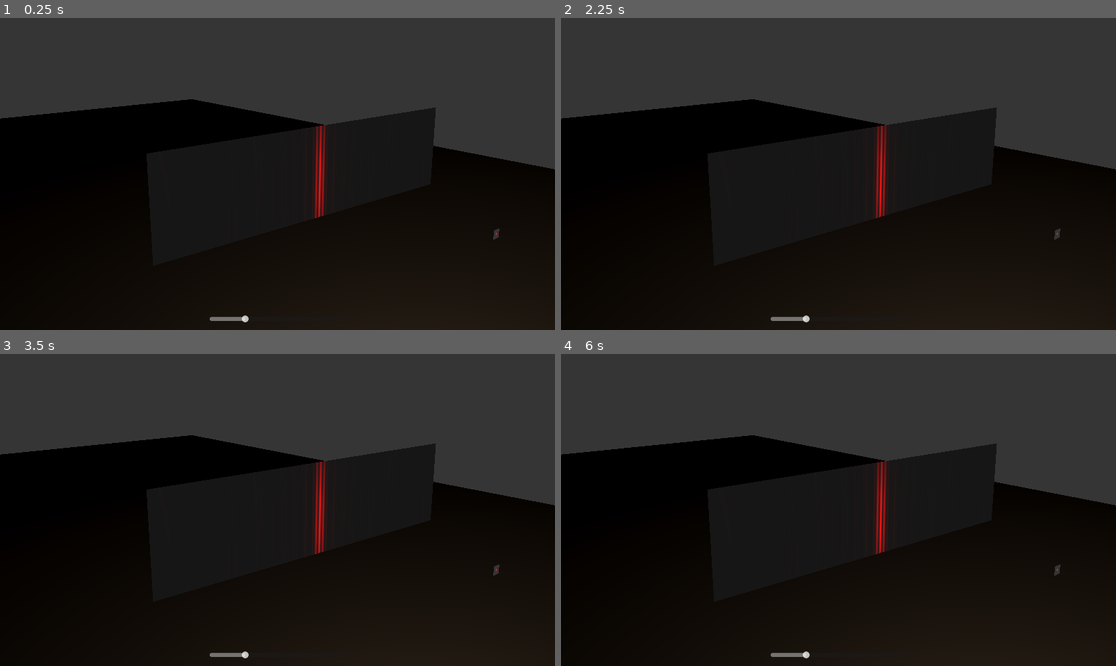
Above: before the commit, frames 1-4 (two rows, left to right).
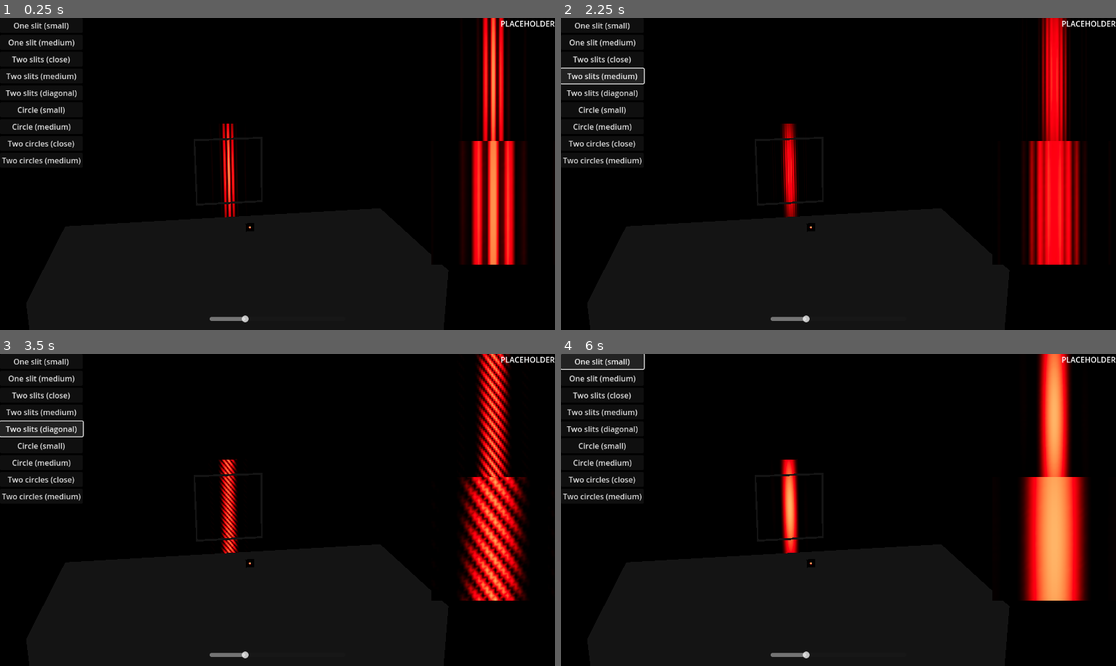
Above: after the commit, the same moments.

Repository: AlnisS/phys-331
Game: Godot game, scene res://main.tscn
Two runs of this game, one before a commit and one after it. Both use one fixed random seed, a clock stepped at 60 frames per second and the inputs below.
Inputs (mouse positions are in pixels of both pictures, inside the frame that each line leads up to):
- Up to frame 1 (0.25 s): no input
- Up to frame 2 (2.25 s): click (599, 24) at 0.5 s, where only the run after the commit has a clickable "One slit (small)"; click (599, 42) at 1.25 s, where only the run after the commit has a clickable "One slit (medium)"; click (599, 77) at 2 s, where only the run after the commit has a clickable "Two slits (medium)"
- Up to frame 3 (3.5 s): click (38, 428) at 2.75 s, where only the run after the commit has a clickable "Two slits (diagonal)"
- Up to frame 4 (6 s): click (599, 444) at 3.5 s, where only the run after the commit has a clickable "Circle (small)"; click (599, 463) at 4.25 s, where only the run after the commit has a clickable "Circle (medium)"; click (599, 497) at 5 s, where only the run after the commit has a clickable "Two circles (medium)"; click (599, 360) at 5.75 s, where only the run after the commit has a clickable "One slit (small)"

The runs differ from the first frame. In frame 1, 42% of the frame differs, in the area x 0-100%, y 0-100%; in frame 2, 42%; in frame 3, 42%; in frame 4, 43%.

Commit message:
Phys 331 pre-presentation

Diff:
--- a/gdoptics/main.gd
+++ b/gdoptics/main.gd
@@ -2,21 +2,40 @@
 
 @onready var mat = $Screen.material_override
 
-func _ready():
-	set_mask(mask_double_slit())
+var mask := []:
+	set(_mask):
+		mask = _mask
+		mat.set_shader_parameter("sources", mask)
 
 
 var time = 0.0
+var lmt = 0.0
 
+
+func _ready():
+	mask = mask_double_slit()
 
 func _process(delta):
 	time += delta
+
+	if Input.is_action_pressed("closer") and time > lmt + 0.1:
+		$DistanceSlider.value -= $DistanceSlider.step
+		lmt = time
+	if Input.is_action_pressed("farther") and time > lmt + 0.1:
+		$DistanceSlider.value += $DistanceSlider.step
+		lmt = time
 	#$Screen.global_position = Vector3(0.0, 0.0, -1.2) + Vector3(0.4 * cos(0.3 * time), 0.0, -1.0 * sin(0.7 * time))
 	#$Screen.rotation_degrees.y = sin(time) * 30.0
 
 
 func set_mask(mask):
 	mat.set_shader_parameter("sources", mask)
+
+
+func mask_slit(width=0.092e-3):
+	var sources = []
+	add_points(sources, 1000, width, 0.010e-3, Vector3(0.0, 0.0, 0.0))
+	return sources
 
 
 func mask_double_slit(separation=0.247e-3):
@@ -28,16 +47,70 @@
 
 func mask_double_diagonal_slit(separation=0.247e-3):
 	var sources = []
-	add_points(sources, 500, 0.092e-3, 0.010e-3, Vector3(+separation / 2, 0.0002, 0.0))
-	add_points(sources, 500, 0.092e-3, 0.010e-3, Vector3(-separation / 2, 0.0, 0.0))
+	add_points(sources, 500, 0.092e-3, 0.001e-3, Vector3(+separation / 2, 0.0002, 0.0))
+	add_points(sources, 500, 0.092e-3, 0.001e-3, Vector3(-separation / 2, 0.0, 0.0))
 	return sources
 
 
+func mask_circle(radius=0.247e-3):
+	var sources = []
+	add_circle_points(sources, 1000, radius, Vector3(0, 0, 0))
+	return sources
+
+func mask_double_circle(separation=0.247e-3):
+	var sources = []
+	add_circle_points(sources, 500, 0.247e-3, Vector3(+separation / 2, 0.0, 0.0))
+	add_circle_points(sources, 500, 0.247e-3, Vector3(-separation / 2, 0.0, 0.0))
+	return sources
+
 
 func add_points(arr, count, width, height, center):
-	for i in range(500):
+	for i in range(count):
 		arr.append(center + Vector3(randf_range(-width / 2, width / 2), randf_range(-height / 2, height / 2), 0.0))
 
+func add_circle_points(arr, count, radius, center):
+	for i in range(count):
+		var r = sqrt(randf()) * radius
+		var theta = randf() * 2 * PI
+		arr.append(center + Vector3(r * cos(theta), r * sin(theta), 0.0))
 
 func _on_distance_slider_value_changed(value):
 	$Screen.global_position.z = -value
+	$LabelD.text = str(value)
+
+
+func _on_button_tlc_pressed():
+	mask = mask_double_slit()
+
+
+func _on_button_tlm_pressed():
+	mask = mask_double_slit(0.503e-3)
+
+
+func _on_button_diag_pressed():
+	mask = mask_double_diagonal_slit()
+
+
+func _on_button_cs_pressed():
+	mask = mask_circle()
+
+
+func _on_button_cm_pressed():
+	mask = mask_circle(0.503e-3)
+
+
+
+func _on_button_tcc_pressed():
+	mask = mask_double_circle(0.503e-3)
+
+
+func _on_button_tcm_pressed():
+	mask = mask_double_circle(1.0e-3)
+
+
+func _on_button_ls_pressed():
+	mask = mask_slit()
+
+
+func _on_button_lm_pressed():
+	mask = mask_slit(0.200e-3)
--- a/gdoptics/main.tscn
+++ b/gdoptics/main.tscn
@@ -12,6 +12,10 @@
 subdivide_width = 300
 subdivide_depth = 100
 
+[sub_resource type="StandardMaterial3D" id="StandardMaterial3D_wimcd"]
+shading_mode = 0
+albedo_color = Color(0.0666667, 0.0666667, 0.0666667, 1)
+
 [sub_resource type="QuadMesh" id="QuadMesh_ny4ym"]
 size = Vector2(0.5, 2.5)
 subdivide_width = 50
@@ -19,7 +23,8 @@
 
 [sub_resource type="Environment" id="Environment_en02g"]
 background_mode = 1
-background_color = Color(0.207843, 0.207843, 0.207843, 1)
+tonemap_mode = 3
+tonemap_exposure = 4.0
 ssr_enabled = true
 
 [sub_resource type="StandardMaterial3D" id="StandardMaterial3D_nmuxf"]
@@ -29,15 +34,20 @@
 size = Vector2(0.02, 0.02)
 orientation = 2
 
+[sub_resource type="StandardMaterial3D" id="StandardMaterial3D_3n3pn"]
+shading_mode = 0
+albedo_color = Color(0.0666667, 0.0666667, 0.0666667, 1)
+
 [node name="Main" type="Node3D"]
 script = ExtResource("1_7d1f3")
 
 [node name="Camera3D" type="Camera3D" parent="."]
-transform = Transform3D(0.766044, 0.166366, -0.620885, 0, 0.965926, 0.258819, 0.642788, -0.198267, 0.739942, -1.045, 0.42, 0.57)
+transform = Transform3D(0.984808, 0.0449435, -0.167731, 0, 0.965926, 0.258819, 0.173648, -0.254887, 0.951251, -0.155, 0.46, 1.25)
 fov = 30.0
 
 [node name="CSGBox3D" type="CSGBox3D" parent="."]
 transform = Transform3D(1, 0, 0, 0, 1, 0, 0, 0, 1, 0, -0.2, -1.25)
+visible = false
 size = Vector3(2, 0.2, 3)
 material = SubResource("StandardMaterial3D_vq8n1")
 
@@ -49,6 +59,14 @@
 transform = Transform3D(1, 0, 0, 0, 1, 0, 0, 0, 1, 0, 0, -0.5)
 material_override = ExtResource("1_y5bnn")
 mesh = SubResource("QuadMesh_ck7rc")
+
+[node name="CSGBox3D3" type="CSGBox3D" parent="Screen"]
+material_override = SubResource("StandardMaterial3D_wimcd")
+size = Vector3(0.21, 0.21, 0.01)
+
+[node name="CSGBox3D2" type="CSGBox3D" parent="Screen/CSGBox3D3"]
+operation = 2
+size = Vector3(0.2, 0.2, 0.2)
 
 [node name="Screen2" type="MeshInstance3D" parent="."]
 transform = Transform3D(1, 0, 0, 0, -4.37114e-08, 1, 0, -1, -4.37114e-08, 0, -0.099, -1.5)
@@ -85,4 +103,121 @@
 light_color = Color(1, 0, 0, 1)
 spot_angle = 0.2
 
+[node name="SubViewportContainer" type="SubViewportContainer" parent="."]
+anchors_preset = 1
+anchor_left = 1.0
+anchor_right = 1.0
+offset_left = -256.0
+offset_bottom = 256.0
+grow_horizontal = 0
+size_flags_horizontal = 8
+size_flags_vertical = 0
+
+[node name="SubViewport" type="SubViewport" parent="SubViewportContainer"]
+handle_input_locally = false
+size = Vector2i(256, 256)
+render_target_update_mode = 4
+
+[node name="Camera3D" type="Camera3D" parent="SubViewportContainer/SubViewport"]
+transform = Transform3D(1, 0, 0, 0, 1, 0, 0, 0, 1, 0, 0, -0.001)
+projection = 1
+size = 0.2
+near = 0.001
+far = 10.0
+
+[node name="SubViewportContainer2" type="SubViewportContainer" parent="."]
+anchors_preset = 1
+anchor_left = 1.0
+anchor_right = 1.0
+offset_left = -256.0
+offset_top = 256.0
+offset_bottom = 512.0
+grow_horizontal = 0
+size_flags_horizontal = 8
+size_flags_vertical = 0
+
+[node name="SubViewport" type="SubViewport" parent="SubViewportContainer2"]
+handle_input_locally = false
+size = Vector2i(256, 256)
+render_target_update_mode = 4
+
+[node name="Camera3D" type="Camera3D" parent="SubViewportContainer2/SubViewport"]
+transform = Transform3D(1, 0, 0, 0, 1, 0, 0, 0, 1, 0, 0, -0.001)
+projection = 1
+size = 0.1
+near = 0.001
+far = 10.0
+
+[node name="LabelD" type="Label" parent="."]
+anchors_preset = 1
+anchor_left = 1.0
+anchor_right = 1.0
+offset_left = -113.0
+offset_bottom = 23.0
+grow_horizontal = 0
+text = "PLACEHOLDER"
+
+[node name="VBoxContainer" type="VBoxContainer" parent="."]
+offset_right = 40.0
+offset_bottom = 40.0
+
+[node name="ButtonLS" type="Button" parent="VBoxContainer"]
+unique_name_in_owner = true
+layout_mode = 2
+text = "One slit (small)"
+
+[node name="ButtonLM" type="Button" parent="VBoxContainer"]
+unique_name_in_owner = true
+layout_mode = 2
+text = "One slit (medium)"
+
+[node name="ButtonTLC" type="Button" parent="VBoxContainer"]
+unique_name_in_owner = true
+layout_mode = 2
+text = "Two slits (close)"
+
+[node name="ButtonTLM" type="Button" parent="VBoxContainer"]
+unique_name_in_owner = true
+layout_mode = 2
+text = "Two slits (medium)"
+
+[node name="ButtonDIAG" type="Button" parent="VBoxContainer"]
+unique_name_in_owner = true
+layout_mode = 2
+text = "Two slits (diagonal)"
+
+[node name="ButtonCS" type="Button" parent="VBoxContainer"]
+unique_name_in_owner = true
+layout_mode = 2
+text = "Circle (small)"
+
+[node name="ButtonCM" type="Button" parent="VBoxContainer"]
+unique_name_in_owner = true
+layout_mode = 2
+text = "Circle (medium)"
+
+[node name="ButtonTCC" type="Button" parent="VBoxContainer"]
+unique_name_in_owner = true
+layout_mode = 2
+text = "Two circles (close)"
+
+[node name="ButtonTCM" type="Button" parent="VBoxContainer"]
+unique_name_in_owner = true
+layout_mode = 2
+text = "Two circles (medium)"
+
+[node name="CSGBox3D2" type="CSGBox3D" parent="."]
+transform = Transform3D(1, 0, 0, 0, 1, 0, 0, 0, 1, 0, -0.7, -1)
+material_override = SubResource("StandardMaterial3D_3n3pn")
+size = Vector3(1, 1.1, 2)
+
 [connection signal="value_changed" from="DistanceSlider" to="." method="_on_distance_slider_value_changed"]
+[connection signal="pressed" from="VBoxContainer/ButtonLS" to="." method="_on_button_ls_pressed"]
+[connection signal="pressed" from="VBoxContainer/ButtonLM" to="." method="_on_button_lm_pressed"]
+[connection signal="pressed" from="VBoxContainer/ButtonTLC" to="." method="_on_button_tlc_pressed"]
+[connection signal="pressed" from="VBoxContainer/ButtonTLM" to="." method="_on_button_tlm_pressed"]
+[connection signal="pressed" from="VBoxContainer/ButtonDIAG" to="." method="_on_button_diag_pressed"]
+[connection signal="pressed" from="VBoxContainer/ButtonCS" to="." method="_on_button_cs_pressed"]
+[connection signal="pressed" from="VBoxContainer/ButtonCM" to="." method="_on_button_cm_pressed"]
+[connection signal="pressed" from="VBoxContainer/ButtonTCC" to="." method="_on_button_tcc_pressed"]
+[connection signal="pressed" from="VBoxContainer/ButtonTCM" to="." method="_on_button_tcm_pressed"]
--- a/gdoptics/project.godot
+++ b/gdoptics/project.godot
@@ -15,6 +15,19 @@
 config/features=PackedStringArray("4.2", "Mobile")
 config/icon="res://icon.svg"
 
+[input]
+
+farther={
+"deadzone": 0.5,
+"events": [Object(InputEventKey,"resource_local_to_scene":false,"resource_name":"","device":-1,"window_id":0,"alt_pressed":false,"shift_pressed":false,"ctrl_pressed":false,"meta_pressed":false,"pressed":false,"keycode":0,"physical_keycode":4194320,"key_label":0,"unicode":0,"echo":false,"script":null)
+]
+}
+closer={
+"deadzone": 0.5,
+"events": [Object(InputEventKey,"resource_local_to_scene":false,"resource_name":"","device":-1,"window_id":0,"alt_pressed":false,"shift_pressed":false,"ctrl_pressed":false,"meta_pressed":false,"pressed":false,"keycode":0,"physical_keycode":4194322,"key_label":0,"unicode":0,"echo":false,"script":null)
+]
+}
+
 [rendering]
 
 environment/defaults/default_clear_color=Color(0, 0, 0, 1)
--- a/gdoptics/screen_shader.gdshader
+++ b/gdoptics/screen_shader.gdshader
@@ -51,5 +51,5 @@
 
 void fragment() {
 //	ALBEDO = world_vertex.xyz;
-	ALBEDO = vec3(amplitude, 0.0, 0.0) + vec3(0.1);
+	ALBEDO = vec3(amplitude, 0.0, 0.0) + vec3(0.01);
 }
Not shown: 1 places in gdoptics/main.tscn that only renumber resources
